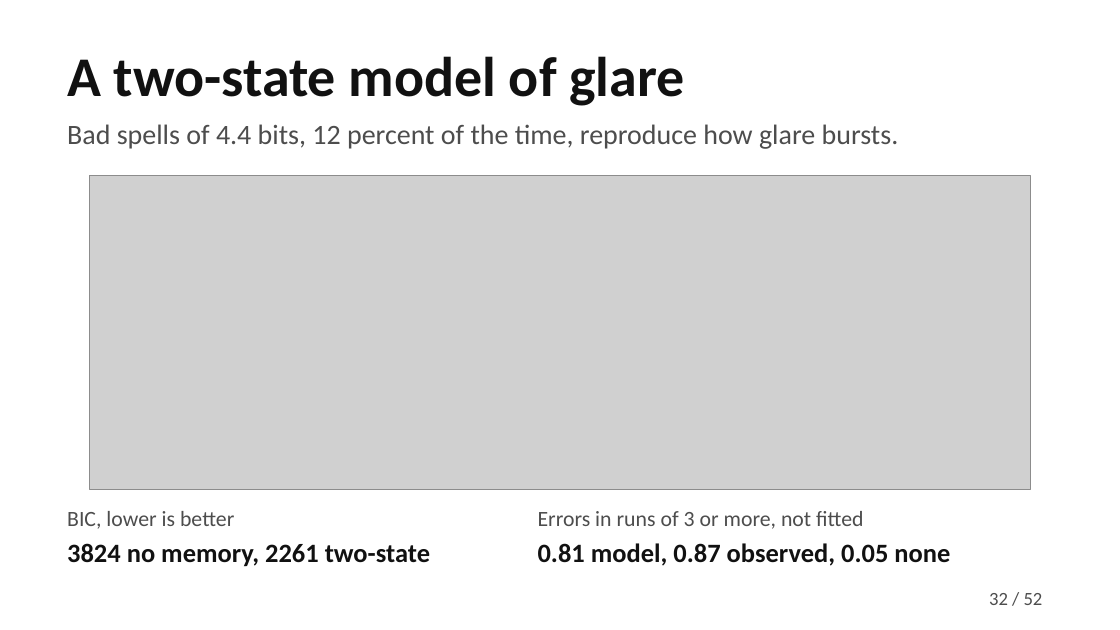
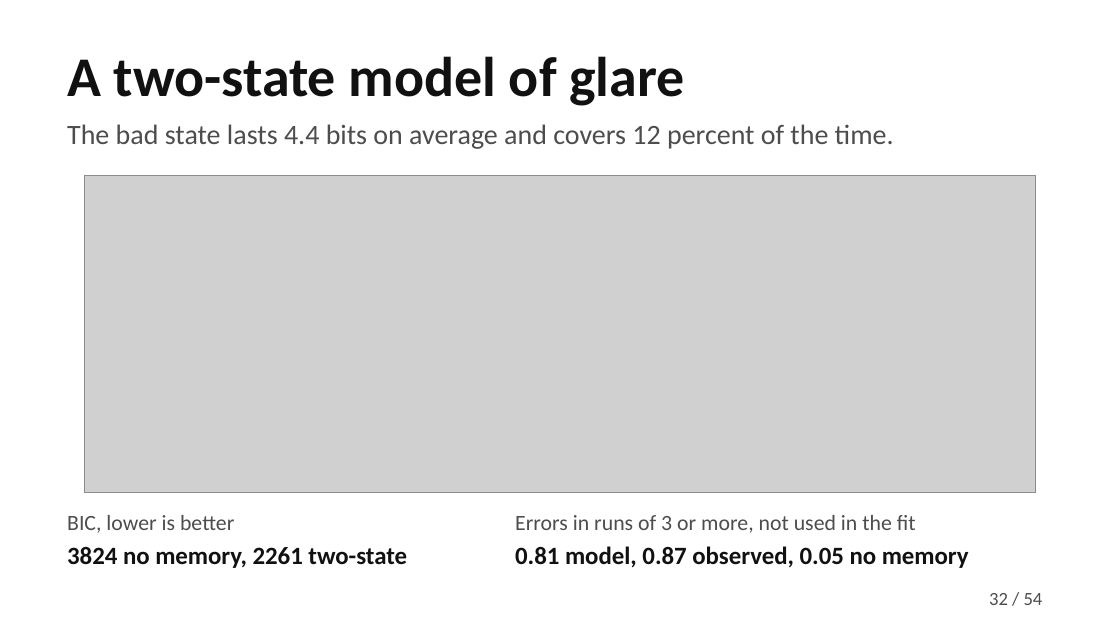
Before and after one commit to MuhammadMaazA/SamplingCW, a slide deck: slide 32 of presentation/gridlink-presentation.pptx. Drawn at 1120x630 pixels with LibreOffice and Linux fonts; fonts in the diff are those of the drawing; grey boxes stand for pictures. Boxes give left, top, right and bottom in pixels: in the first picture for what was removed or moved away, otherwise in the second. Text is boxed around its words. In the diff, an @@ line names an element or a change of style, - is before the commit and + after.

```diff
--- a/presentation/gridlink-presentation.pptx
+++ b/presentation/gridlink-presentation.pptx
@@ text at [67, 124, 894, 149]: text changed @@
-Bad spells of 4.4 bits, 12 percent of the time, reproduce how glare bursts.
+The bad state lasts 4.4 bits on average and covers 12 percent of the time.
@@ picture: place and size @@
-picture at [90, 176, 1030, 489]
+picture at [85, 176, 1036, 493]
@@ text "BIC, lower is better": place and size @@
-text "BIC, lower is better" at [67, 511, 234, 529]
+text "BIC, lower is better" at [67, 515, 234, 533]
@@ text at [515, 515, 916, 533]: text changed @@
-Errors in runs of 3 or more, not fitted
+Errors in runs of 3 or more, not used in the fit
@@ text "3824 no memory, 2261 two-state" at [67, 547, 407, 568]: size 17 to 16 pt @@
@@ text at [515, 546, 969, 568]: text changed; size 17 to 16 pt @@
-0.81 model, 0.87 observed, 0.05 none
+0.81 model, 0.87 observed, 0.05 no memory
@@ text at [1024, 593, 1043, 605]: text changed @@
-/ 52
+/ 54
```
Also in this commit, not shown: 40 other slides changed, 13 slides added, 11 slides removed, 42 other files.
